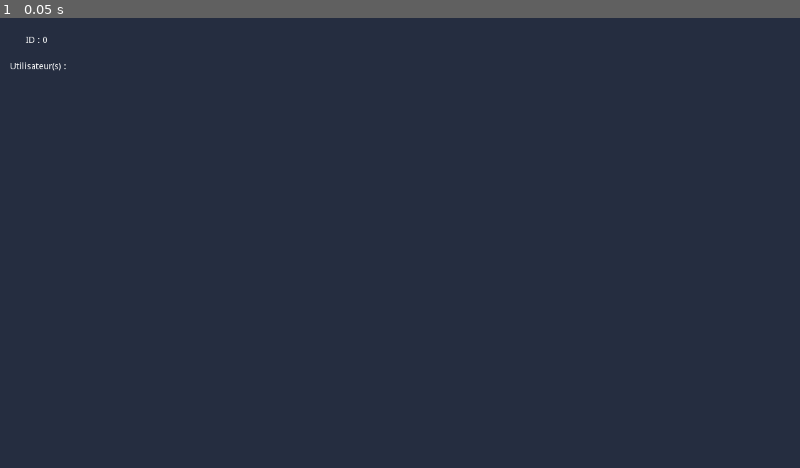
Above: before the commit, frame 1.
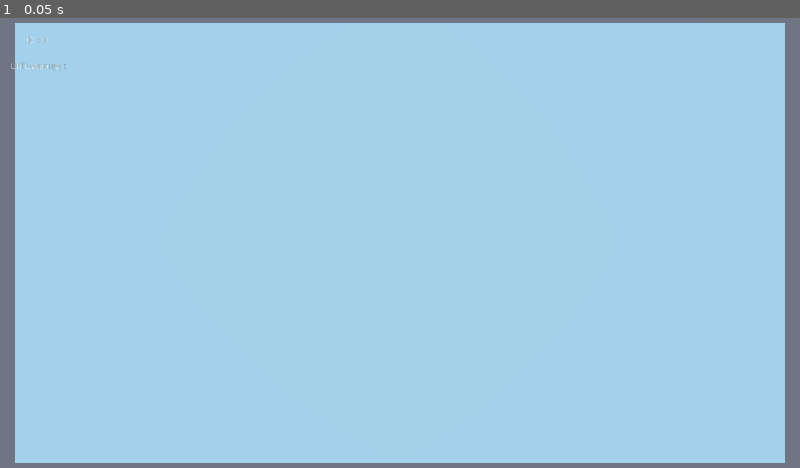
Above: after the commit, the same moment.

Repository: ArthurBajt/ARKED-Dixit-GODOT
Game: Godot game, scene res://Scenes/Partie/Partie.tscn
The game is run twice, just before and just after one commit, with the same random seed, the same clock (stepped at 60 frames per second) and the same inputs. This scene is started directly instead of the project's main scene.
Inputs:
- Up to frame 1 (0.05 s): no input

The runs differ from the first frame. In frame 1, 100% of the frame differs, in the area x 0-100%, y 0-100%.

Commit message:
vu plateau
fleche du haut et du bas pour changer

Diff:
--- a/Scenes/Joueur/Joueur.gd
+++ b/Scenes/Joueur/Joueur.gd
@@ -10,6 +10,7 @@
 
 onready var cameraPos: Spatial = $CameraPos
 
+onready var CAM_MID = get_node("/root/Partie/Scene/Camera")
 const NODE_CAM = preload("res://Scenes/Joueur/CameraJoueur.tscn")
 const NODE_UI = preload("res://Scenes/Joueur/UiJoueur.tscn")
 const NODE_UI_CONTEUR = preload("res://Scenes/Joueur/UiConteur.tscn")
@@ -20,6 +21,7 @@
 var ui
 var uiConteur
 var uiChat: Chat
+var myCam
 
 var etat: int
 
@@ -28,7 +30,6 @@
 	Network.connect("updateTheme",self,"changeTheme")
 	Network.connect("APoseCarte",self,"carteSelectectionnee")
 
-
 func init(idJoueur: int, plateauDePartie):
 	self.id = idJoueur
 	self.estLocal = Network.id == idJoueur
@@ -36,6 +37,7 @@
 	self.main = []
 	self.estConteur = false
 	self.etat = Globals.EtatJoueur.ATTENTE_CHOIX_THEME
+	self.myCam = null
 
 
 	if self.estLocal():
@@ -49,6 +51,19 @@
 		self.add_child(uiConteur)
 		self.ui = NODE_UI.instance()
 		self.add_child(ui)
+		self.myCam = cam
+
+func _input(event):
+	# Pour changer de cam lorsque l'on utilise les fleches
+	if event is InputEventKey:
+		if event.pressed and event.scancode == KEY_UP:
+			if(self.myCam.current == true):
+				self.myCam.current = false
+				CAM_MID.current = true
+		if event.pressed and event.scancode == KEY_DOWN:
+			if(self.CAM_MID.current == true):
+				CAM_MID.current = false
+				self.myCam.current = true
 
 
 func piocheCarte(nomCarte: String):
@@ -70,13 +85,8 @@
 	Network.posercarte(self.id, carte.nom)
 	carte.disconnect("carteCliquee", self, "localPoseCarte")
 	carte.peutEtreHover = false
-
 	carte.estDansMain = false
 	carte.estSurPlateau =  true
-
-
-
-
 
 #================
 #	getters et trucs utiles toi même tu sais
--- a/Scenes/Partie/Partie.tscn
+++ b/Scenes/Partie/Partie.tscn
@@ -37,6 +37,9 @@
 [node name="Plateau" parent="Scene" instance=ExtResource( 2 )]
 transform = Transform( 1, 0, 0, 0, 1, 0, 0, 0, 1, 0, 1.04439, 0 )
 
+[node name="Camera" type="Camera" parent="Scene"]
+transform = Transform( 1, 0, 0, 0, -4.37114e-08, 1, 0, -1, -4.37114e-08, 0, 3.28625, 0 )
+
 [node name="Ui" type="Control" parent="."]
 margin_right = 40.0
 margin_bottom = 40.0
